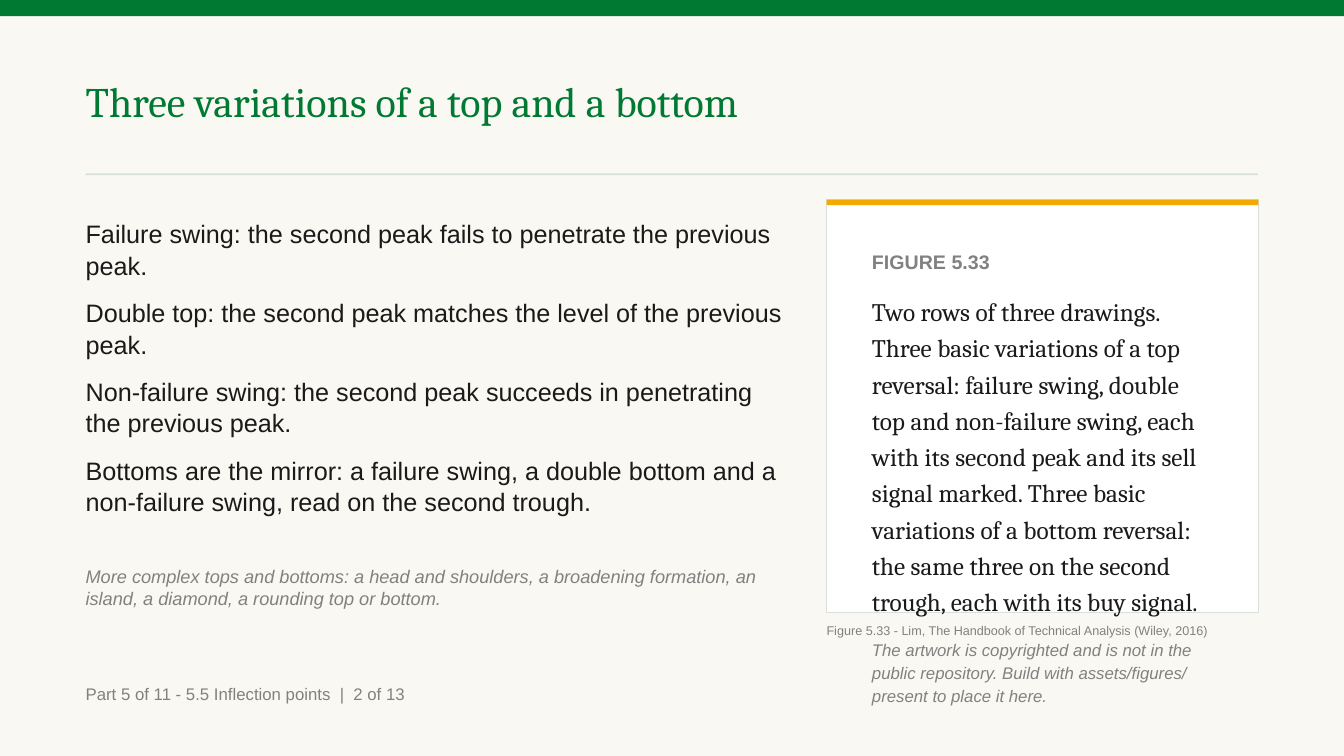
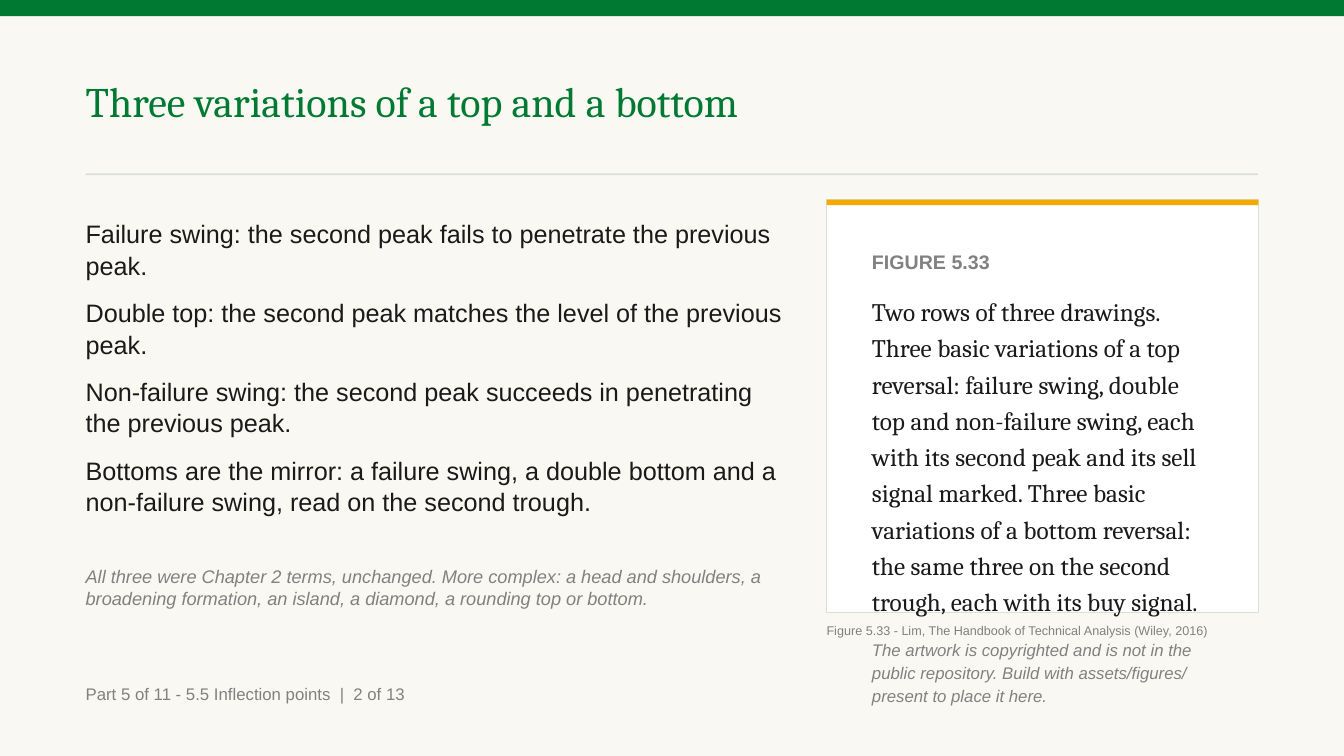
Before and after one commit to benjiesotelo-sudo/Telos_FIN1209, a slide deck: slide 83 of chapter-05/FIN1209-Chapter-05.pptx (slide 77 before the commit). Drawn at 1344x756 pixels with LibreOffice and Linux fonts; fonts in the diff are those of the drawing. Boxes give left, top, right and bottom in pixels: in the first picture for what was removed or moved away, otherwise in the second. Text is boxed around its words. In the diff, an @@ line names an element or a change of style, - is before the commit and + after.

Commit message:
Recall breakout by chapter before Chapter 5 widens it
The instructor read the breakout slide in 5.1 as contradicting Chapters 2
and 4, which had used the word only of price leaving a range. No chapter and
not the book ever defines it. Four slides now stand where one did: the
recall, by chapter, on Chapter 4's own PHP 40 to PHP 44 range; what Chapter
5 adds, a breakout through any level; the book's Figure 5.8; and the three
levels on price bars, with the stretch under the top read as a consolidation
at a higher degree. The slide says that join is ours.

Every term Chapters 1 to 4 mark, and every word they taught by use, was then
checked against this deck. Each recall names its chapter on the slide and no
longer only in the cue, because the deck is studied from a PDF with no cues.
Convergence, penetration, the consolidation phase and the filters say how
this chapter's use differs. chapter-05/README.md has the table and
TEMPLATE.md the rule.

Figures 5.7 and 5.9 get a companion chart on price bars, and the bar
stochastic gets a measured bar so Figure 5.18 can sit beside the
characteristic it draws. Six charts, AD to AI, on existing chartkit forms,
so no earlier chapter is rebuilt. The deck is 147 slides and 260 minutes at
the calibrated rate, and no pair slide is set below 17 point.

```diff
--- a/chapter-05/FIN1209-Chapter-05.pptx
+++ b/chapter-05/FIN1209-Chapter-05.pptx
@@ text at [86, 570, 761, 609]: text changed @@
-More complex tops and bottoms: a head and shoulders, a broadening formation, an island, a diamond, a rounding top or bottom.
+All three were Chapter 2 terms, unchanged. More complex: a head and shoulders, a broadening formation, an island, a diamond, a rounding top or bottom.
```
Also in this commit, not shown: 54 other slides changed, 6 slides added, 6 other files.
